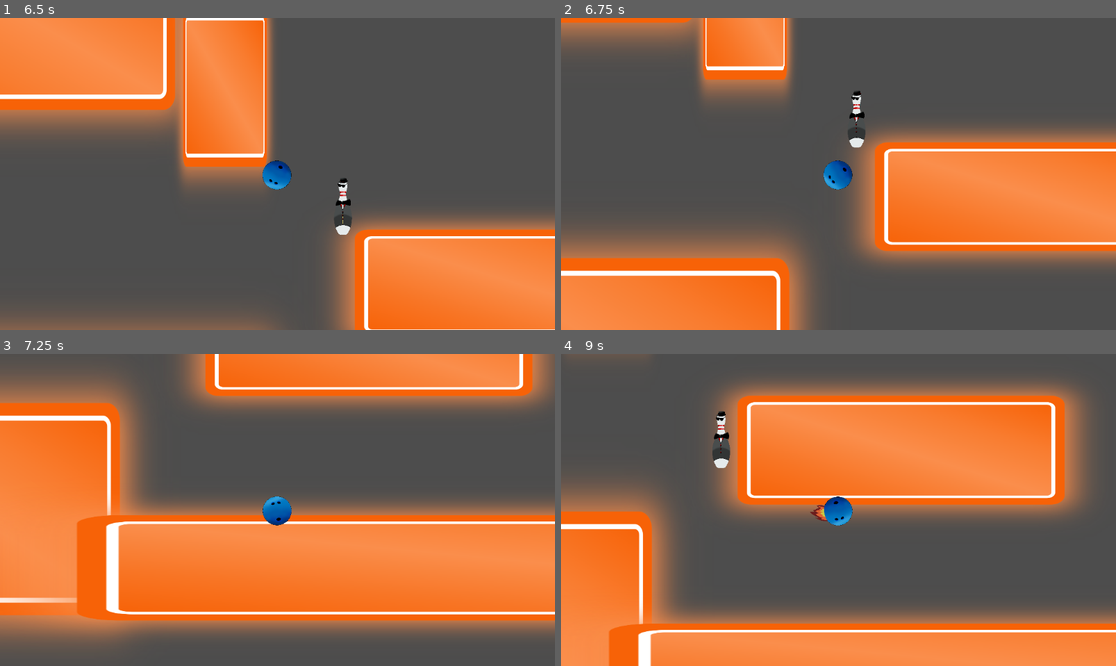
Above: before the commit, frames 1-4 (two rows, left to right).
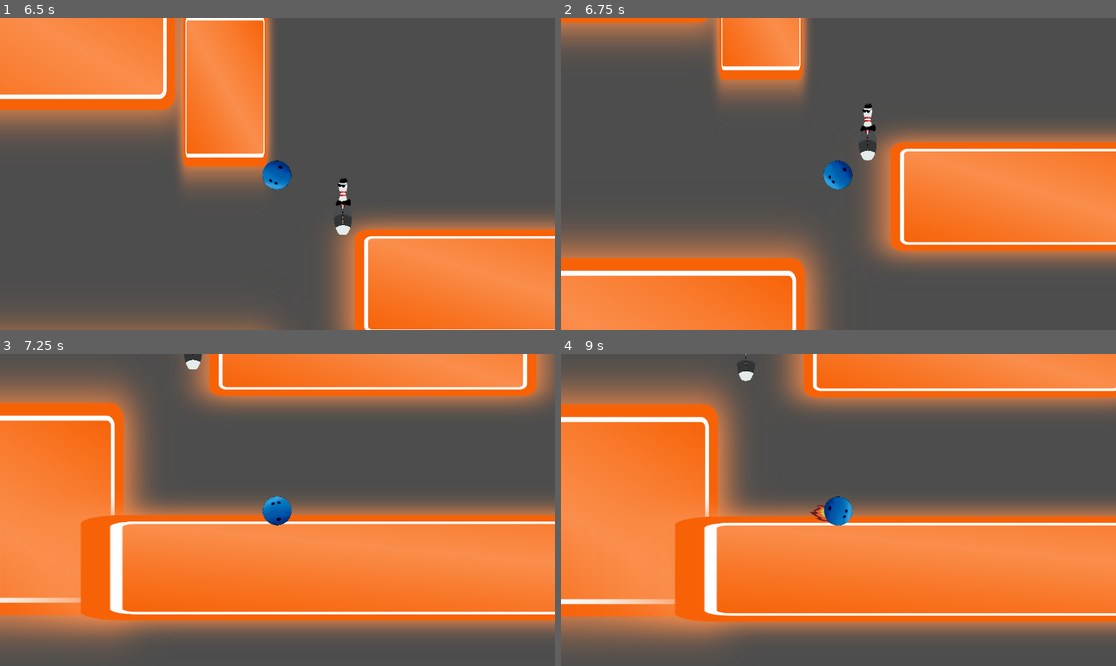
Above: after the commit, the same moments.

Repository: untitledfish/BowlingGame
Game: Godot game, scene res://Scenes/UI/Menu.tscn
The game is run twice, just before and just after one commit, with the same random seed, the same clock (stepped at 60 frames per second) and the same inputs.
Inputs:
- Up to frame 1 (6.5 s): click "Start Game" at 0.5 s; click "Level 1" at 1.25 s; hold Shift (Run) 2.03-2.78 s; hold Right (ui_right) 2.03-3.53 s; tap Space at 2.27, 3.02, 4.52, 5.27, 6.02 s; tap Ctrl at 2.85, 4.35, 5.85 s; hold Left (ui_left) 3.53-4.28 s; hold Shift (Run) 3.53-4.28 s; hold Right (ui_right) 4.28-5.78 s; hold Shift (Run) 5.03-5.78 s; hold Left (ui_left) from 5.78 s (still down)
- Up to frame 2 (6.75 s): release Left (ui_left) at 6.53 s; hold Right (ui_right) from 6.53 s (still down); hold Shift (Run) from 6.53 s (still down)
- Up to frame 3 (7.25 s): keep holding Right (ui_right); keep holding Shift (Run)
- Up to frame 4 (9 s): release Right (ui_right) at 7.28 s; release Shift (Run) at 7.28 s; hold Left (ui_left) 7.28-8.78 s; tap Ctrl at 7.35, 8.85 s; tap Space at 7.52, 8.27 s; hold Shift (Run) 8.03-8.78 s; hold Right (ui_right) from 8.78 s (still down)

Frame 1 is identical in both runs. In frame 2, 7.8% of the frame differs, in the area x 22-63%, y 0-100%; in frame 3, 2.2%; in frame 4, 92%, in the area x 0-100%, y 0-100%.

Commit message:
fixed pincicle not falling

Diff:
--- a/Scenes/Characters/Player/MainCharacter.tscn
+++ b/Scenes/Characters/Player/MainCharacter.tscn
@@ -13,6 +13,8 @@
 
 [node name="CharacterBody2D" type="CharacterBody2D" parent="."]
 position = Vector2(-1, 2)
+collision_layer = 3
+collision_mask = 3
 script = ExtResource("1_qurkh")
 
 [node name="CollisionShape2D" type="CollisionShape2D" parent="CharacterBody2D"]
